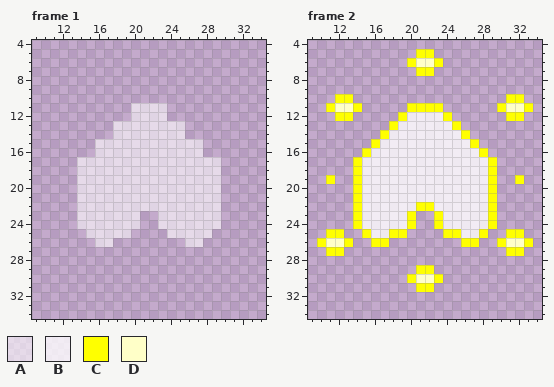
Edited in one commit: pixel-art file (Sprites/spr_heart_yellow_ready.aseprite). Above is the file before it was changed.
44x38 pixels, 6 frames. Shown: frame 1: x 9..34, y 4..34; frame 2: x 9..34, y 4..34. The commit also changed other frames, which this record leaves out.
Palette (. is transparent): A #ffffff91  B #ffffffc7  C #ffff00  D #ffffc8
Pixels before, frame 1, first column x 14:
11 ......AAAA......
12 ......AAAA......
13 ....AAAAAAAA....
14 ....AAAAAAAA....
15 ..AAAAAAAAAAAA..
16 ..AAAAAAAAAAAA..
17 AAAAAAAAAAAAAAAA
18 AAAAAAAAAAAAAAAA
19 AAAAAAAAAAAAAAAA
20 AAAAAAAAAAAAAAAA
21 AAAAAAAAAAAAAAAA
22 AAAAAAAAAAAAAAAA
23 AAAAAAA..AAAAAAA
24 AAAAAAA..AAAAAAA
25 .AAAAA....AAAAA.
26 ..AA........AA..
Pixels before, frame 2, first column x 10:
 5 ...........CC...........
 6 ..........CDDC..........
 7 ...........CC...........
 8 ........................
 9 ........................
10 ..CC.................CC.
11 .CDDC.....CCCC......CDDC
12 ..CC.....CBBBBC......CC.
13 ........CBBBBBBC........
14 .......CBBBBBBBBC.......
15 ......CBBBBBBBBBBC......
16 .....CBBBBBBBBBBBBC.....
17 ....CBBBBBBBBBBBBBBC....
18 ....CBBBBBBBBBBBBBBC....
19 .C..CBBBBBBBBBBBBBBC..C.
20 ....CBBBBBBBBBBBBBBC....
21 ....CBBBBBBBBBBBBBBC....
22 ....CBBBBBBCCBBBBBBC....
23 ....CBBBBBC..CBBBBBC....
24 ....CBBBBBC..CBBBBBC....
25 .CC..CBBCC....CCBBC..CC.
26 CDDC..CC........CC..CDDC
27 .CC..................CC.
28 ........................
29 ...........CC...........
30 ..........CDDC..........
31 ...........CC...........
The same view after the edit:
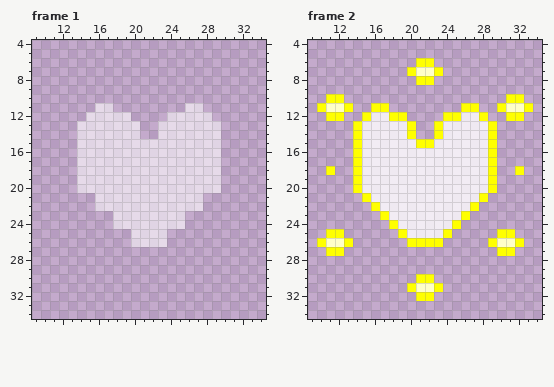
The exact change:
Frame 1:
y 11: x 16..17 .. -> AA; x 20..23 AAAA -> ....; x 26..27 .. -> AA
y 12: x 15..28 .....AAAA..... -> AAAAA....AAAAA
y 13..14: x 14..17 .... -> AAAA; x 21..22 AA -> ..; x 26..29 .... -> AAAA
y 15..16: x 14..15 .. -> AA; x 28..29 .. -> AA
y 21..22: x 14..15 AA -> ..; x 28..29 AA -> ..
y 23..24: x 14..17 AAAA -> ....; x 21..22 .. -> AA; x 26..29 AAAA -> ....
y 25: x 15..28 AAAAA....AAAAA -> .....AAAA.....
y 26: x 16..17 AA -> ..; x 20..23 .... -> AAAA; x 26..27 AA -> ..
Frame 2:
y 5: x 21..22 CC -> ..
y 6: x 20..23 CDDC -> .CC.
y 7: x 20..23 .CC. -> CDDC
y 8: x 21..22 .. -> CC
y 10: x 11 . -> C; x 13 C -> .
y 11: x 10..11 .C -> CD; x 13..14 DC -> C.; x 16..17 .. -> CC; x 20..23 CCCC -> ....; x 26..27 .. -> CC
y 12: x 11 . -> C; x 13 C -> .; x 15..18 .... -> CBBC; x 20..23 BBBB -> ....; x 25..28 .... -> CBBC
y 13: x 14..18 ....C -> CBBBB; x 20..23 BBBB -> C..C; x 25..29 C.... -> BBBBC
y 14: x 14..17 ...C -> CBBB; x 20..23 BBBB -> C..C; x 26..29 C... -> BBBC
y 15: x 14..16 ..C -> CBB; x 21..22 BB -> CC; x 27..29 C.. -> BBC
y 16: x 14..15 .C -> CB; x 28..29 C. -> BC
y 18: x 11 . -> C; x 32 . -> C
y 19: x 11 C -> .; x 32 C -> .
y 21: x 14..15 CB -> .C; x 28..29 BC -> C.
y 22: x 14..16 CBB -> ..C; x 21..22 CC -> BB; x 27..29 BBC -> C..
y 23: x 14..17 CBBB -> ...C; x 20..23 C..C -> BBBB; x 26..29 BBBC -> C...
y 24: x 14..18 CBBBB -> ....C; x 20..23 C..C -> BBBB; x 25..29 BBBBC -> C....
y 25: x 15..18 CBBC -> ....; x 20..23 .... -> BBBB; x 25..28 CBBC -> ....; x 30 . -> C; x 32 C -> .
y 26: x 16..17 CC -> ..; x 20..23 .... -> CCCC; x 26..27 CC -> ..; x 29..30 .C -> CD; x 32..33 DC -> C.
y 27: x 30 . -> C; x 32 C -> .
y 29: x 21..22 CC -> ..
y 30: x 20..23 CDDC -> .CC.
y 31: x 20..23 .CC. -> CDDC
y 32: x 21..22 .. -> CC
Boxes around the changes in both pictures, in picture pixels (x1, y1, x2, y2):
changed: (77, 103, 221, 247)
changed: (317, 49, 533, 301)
